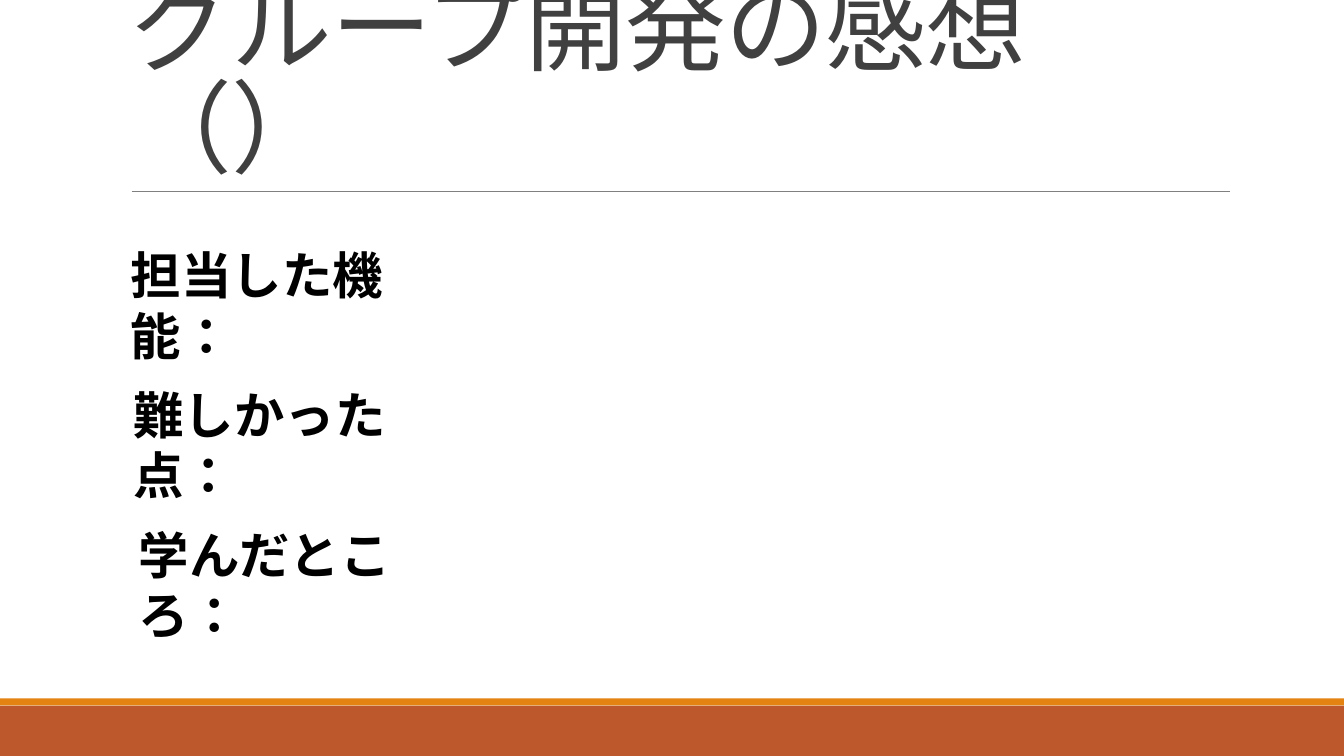
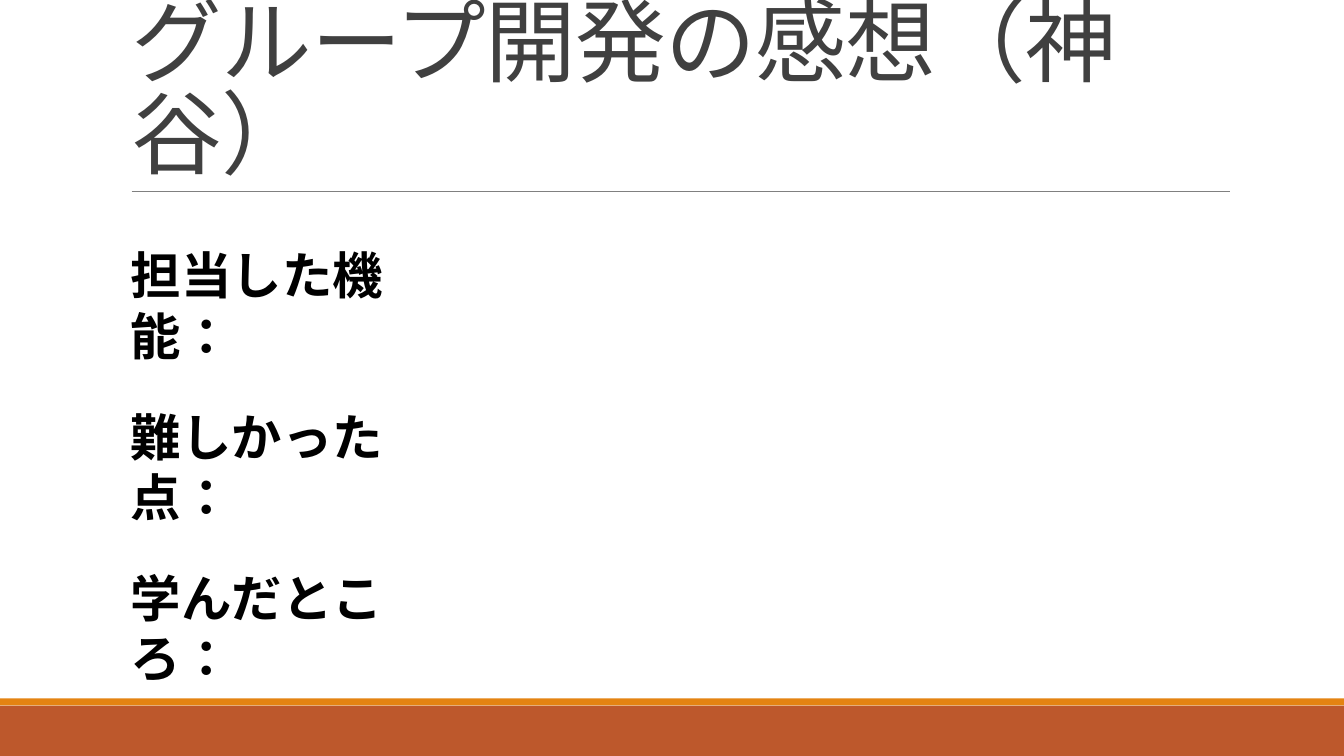
Before and after one commit to ShunjiYamamoto/groupA, a slide deck: slide 11 of 9.発表資料/グループ開発_Aグループ発表資料.pptx. Drawn at 1344x756 pixels with LibreOffice and Linux fonts; fonts in the diff are those of the drawing. Boxes give left, top, right and bottom in pixels: in the first picture for what was removed or moved away, otherwise in the second. Text is boxed around its words. In the diff, an @@ line names an element or a change of style, - is before the commit and + after.

```diff
--- a/9.発表資料/グループ開発_Aグループ発表資料.pptx
+++ b/9.発表資料/グループ開発_Aグループ発表資料.pptx
@@ title at <box>131,0,1116,176</box>: text changed; size 72 to 64.8 pt @@
-グループ開発の感想（）
+グループ開発の感想（神谷）
@@ text "難しかった点：": place and size @@
-text "難しかった点：" at <box>133,391,385,498</box>
+text "難しかった点：" at <box>131,413,383,520</box>
@@ text "学んだところ：": place and size @@
-text "学んだところ：" at <box>139,531,391,637</box>
+text "学んだところ：" at <box>131,574,383,680</box>
```
Also in this commit, not shown: 5 other slides changed.
